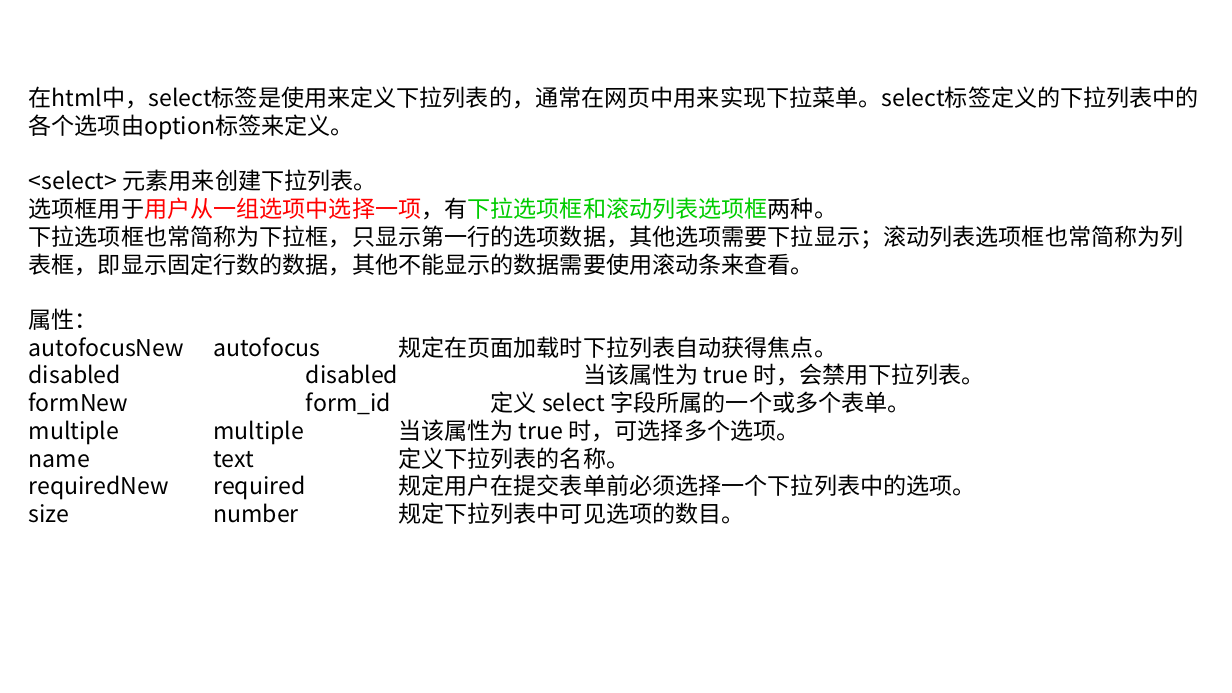
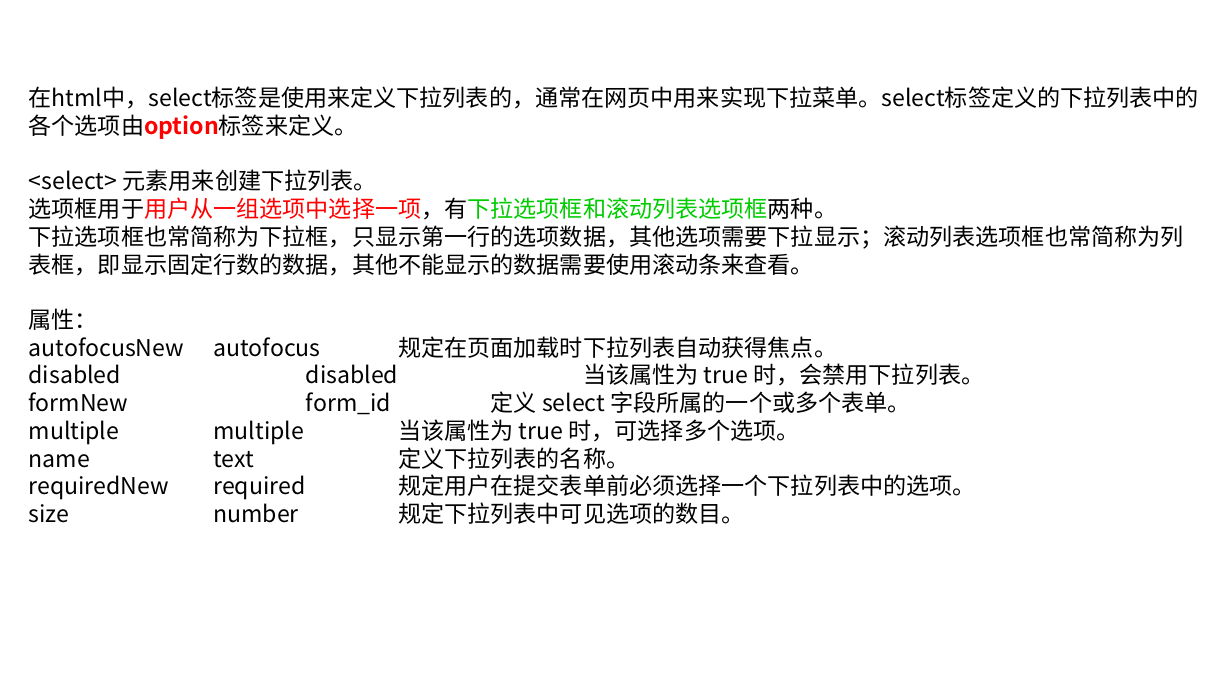
Before and after one commit to linkknown/PPT, a slide deck: slide 38 of 前端PPT/html 简介.pptx. Drawn at 1232x693 pixels with LibreOffice and Linux fonts; fonts in the diff are those of the drawing; background and template pictures are left out. Boxes give left, top, right and bottom in pixels: in the first picture for what was removed or moved away, otherwise in the second. Text is boxed around its words. In the diff, an @@ line names an element or a change of style, - is before the commit and + after.

Commit message:
PPT 优化

```diff
--- a/前端PPT/html 简介.pptx
+++ b/前端PPT/html 简介.pptx
@@ text at (x1=29, y1=86, x2=1199, y2=139): text colour #000000 to #FF0000, bold on in "在html中，select标签是使用来定义下拉列表的，通常在网页中用来实现下拉菜单。select标签定义的下拉列表中的各 ..." @@
```
